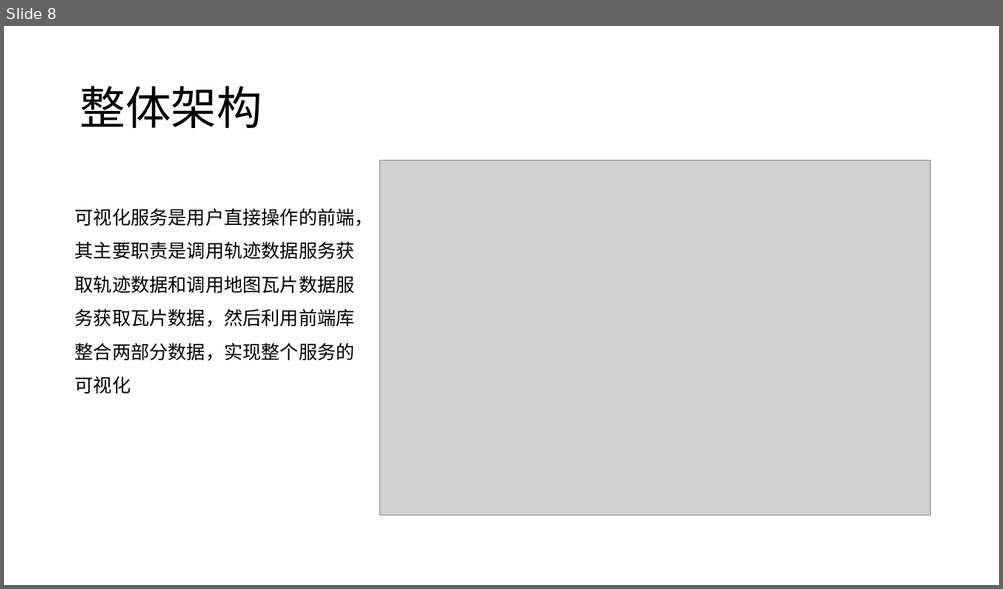
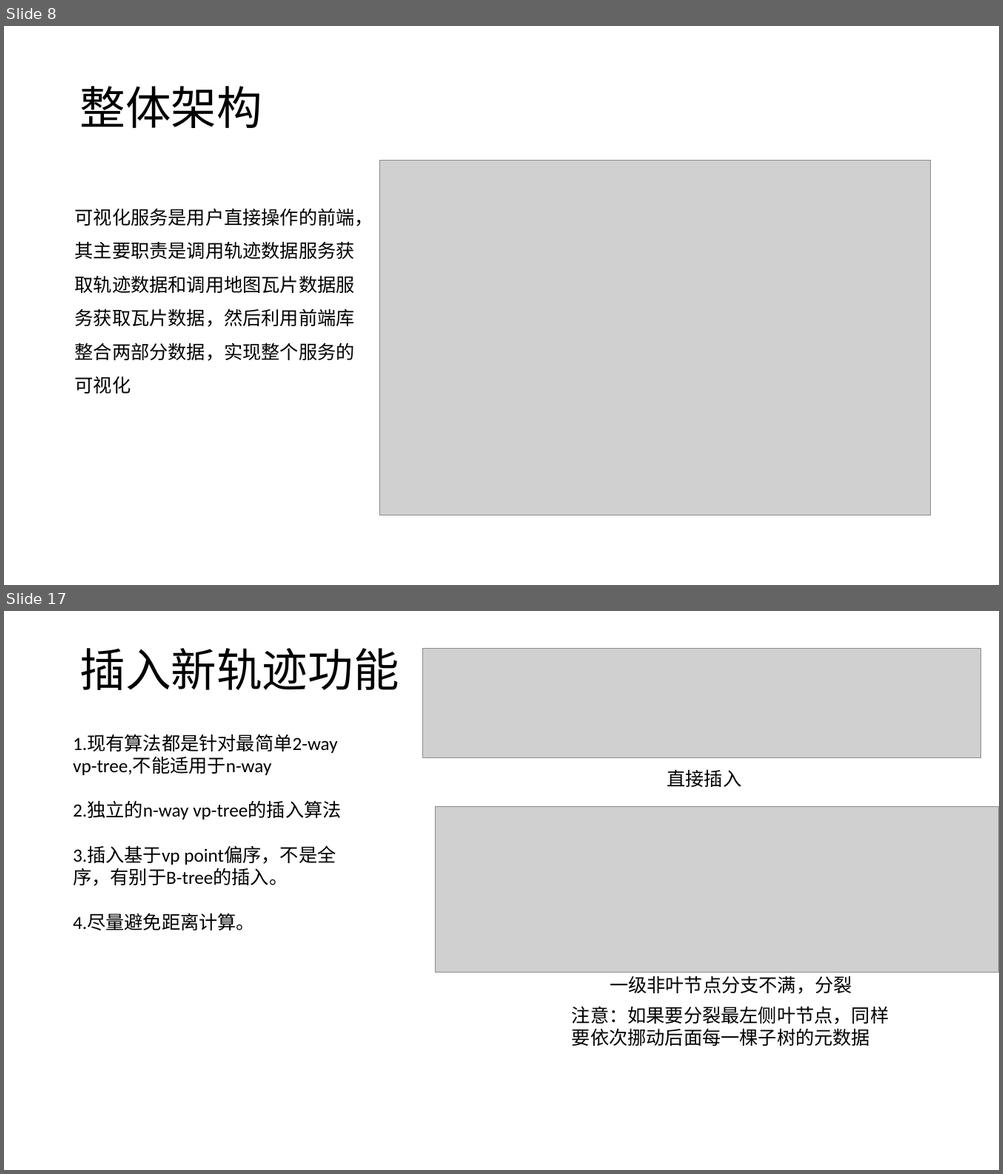
Before and after one commit to hc2013/graduate-article-latex, a slide deck: 地理轨迹相似性分析服务的设计和.pptx. Shown one above the other, each under a label of ours: slide 8 before the commit, slides 8 and 17 after it; the slides between them are not shown. The pictures are 1003x589 and 1003x1174 pixels, drawn with LibreOffice and Linux fonts; fonts in the diff are those of the drawing; grey boxes stand for pictures. Boxes give left, top, right and bottom in pixels: in the first picture for what was removed or moved away, otherwise in the second. Text is boxed around its words. In the diff, an @@ line names an element or a change of style, - is before the commit and + after.

```diff
--- a/地理轨迹相似性分析服务的设计和.pptx
+++ b/地理轨迹相似性分析服务的设计和.pptx
@@ slide 17 added at <box>4,611,999,1170</box>, background #FFFFFF @@
@@ title added at <box>79,648,398,690</box>, 44 pt, text #000000 @@
+插入新轨迹功能
@@ picture added at <box>423,649,981,759</box> @@
@@ text added at <box>73,735,341,931</box>, 18 pt, text #000000 @@
+1.现有算法都是针对最简单2-way vp-tree,不能适用于n-way
+2.独立的n-way vp-tree的插入算法
+3.插入基于vp point偏序，不是全序，有别于B-tree的插入。
+4.尽量避免距离计算。
@@ text added at <box>666,769,741,787</box>, 18 pt, text #000000 @@
+直接插入
@@ picture added at <box>435,807,999,973</box> @@
@@ text added at <box>609,976,852,994</box>, 18 pt, text #000000 @@
+一级非叶节点分支不满，分裂
@@ text added at <box>572,1006,888,1046</box>, 18 pt, text #000000 @@
+注意：如果要分裂最左侧叶节点，同样要依次挪动后面每一棵子树的元数据
```
Also in this commit, not shown: 1 slide changed, 16 other slides added, 42 other files.
